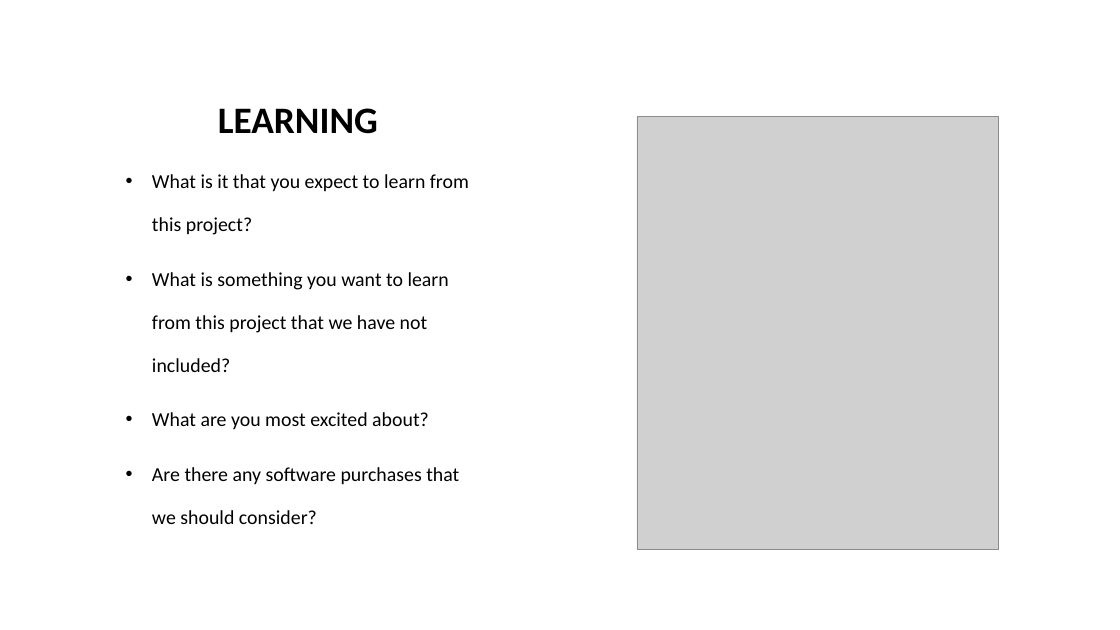
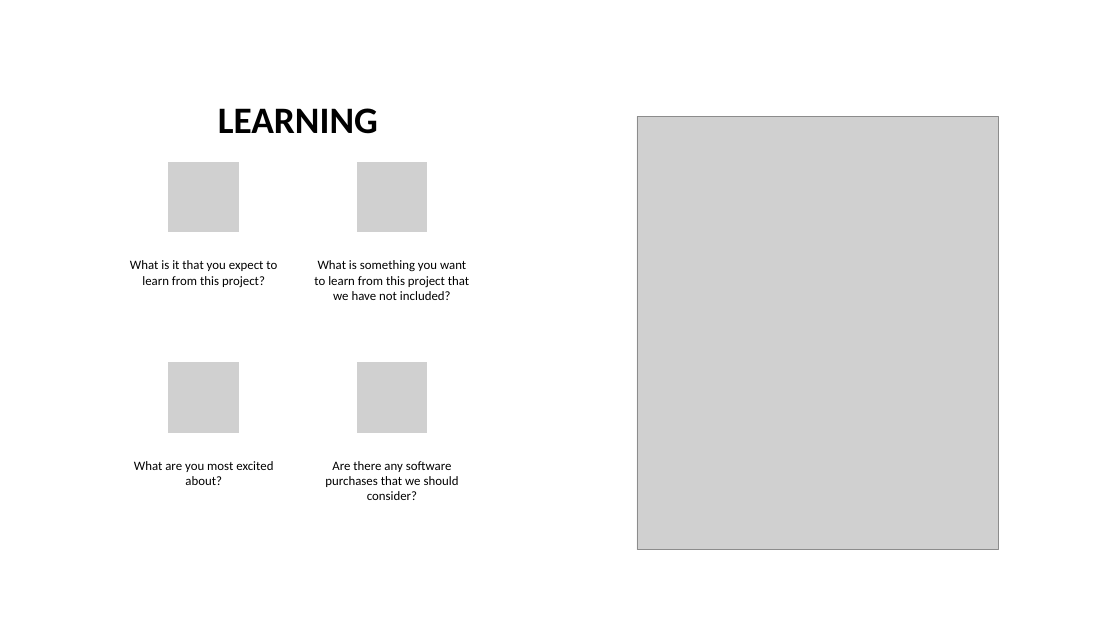
Before and after one commit to jorrtayl/Group-Project, a slide deck: slide 4 of Group Project.pptx. Drawn at 1120x630 pixels with LibreOffice and Linux fonts; fonts in the diff are those of the drawing; grey boxes stand for pictures. Boxes give left, top, right and bottom in pixels: in the first picture for what was removed or moved away, otherwise in the second. Text is boxed around its words. In the diff, an @@ line names an element or a change of style, - is before the commit and + after.

Commit message:
Updated Presentation

```diff
--- a/Group Project.pptx
+++ b/Group Project.pptx
@@ text removed at (152,174,469,524) @@
-• What is it that you expect to learn from this project?
-• What is something you want to learn from this project that we have not included?
-• What are you most excited about?
-• Are there any software purchases that we should consider?
@@ group added at (130,161,469,500): 4 pictures, 4 texts @@
+What is it that you expect to learn from this project?
+What is something you want to learn from this project that we have not included?
+What are you most excited about?
+Are there any software purchases that we should consider?
```
Also in this commit, not shown: 8 other slides changed, 1 slide added.
